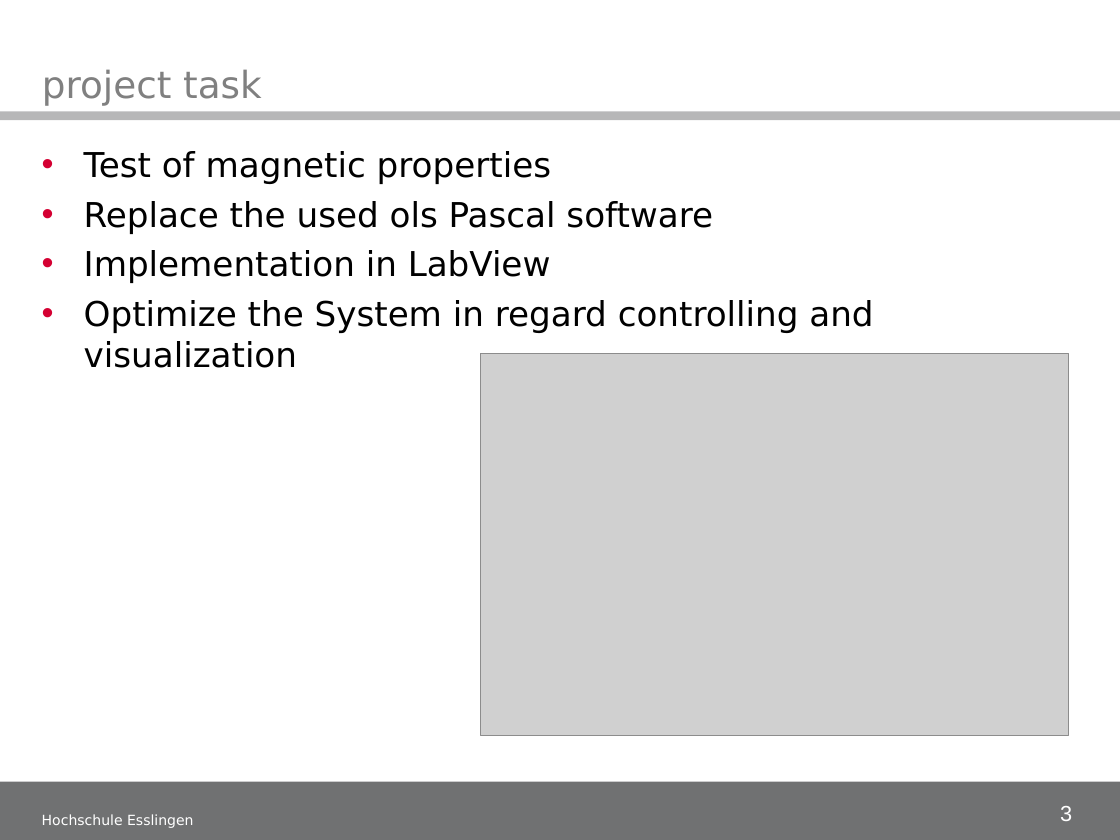
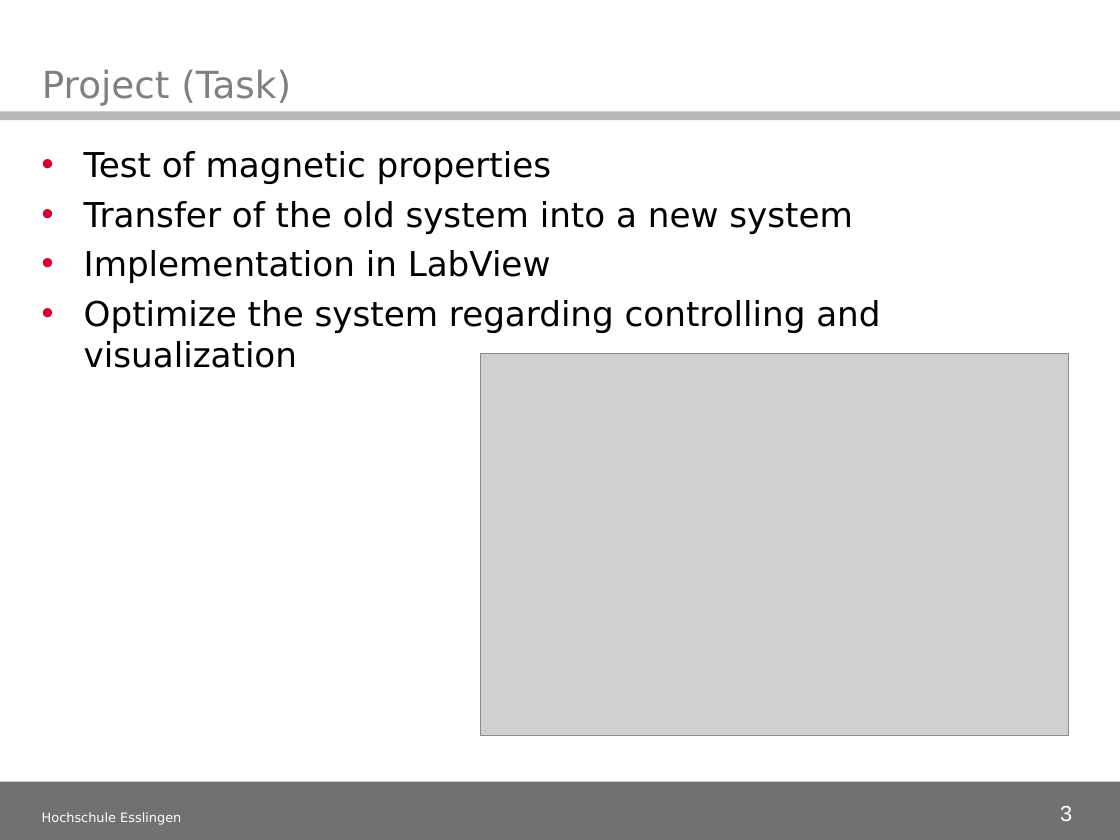
Before and after one commit to illogicdev/magneto, a slide deck: slide 3 of doku/50_Midtermpresentation/Midterm presentation_1.ppt. Drawn at 1120x840 pixels with LibreOffice and Linux fonts; fonts in the diff are those of the drawing; grey boxes stand for pictures; background and template pictures are left out. Boxes give left, top, right and bottom in pixels: in the first picture for what was removed or moved away, otherwise in the second. Text is boxed around its words. In the diff, an @@ line names an element or a change of style, - is before the commit and + after.

Commit message:
Midterm presentation_1.ppt some little changes are made (correcting of typos etc.)

```diff
--- a/doku/50_Midtermpresentation/Midterm presentation_1.ppt
+++ b/doku/50_Midtermpresentation/Midterm presentation_1.ppt
@@ title at <box>42,69,291,105</box>: text changed @@
-project task
+Project (Task)
@@ text at <box>84,201,852,234</box>: text changed @@
-• Replace the used ols Pascal software
+• Transfer of the old system into a new system
@@ text at <box>84,300,880,368</box>: text changed @@
-• Optimize the System in regard controlling and visualization
+• Optimize the system regarding controlling and visualization
@@ text "Hochschule Esslingen" at <box>42,812,181,825</box>: size 9 to 8.3 pt @@
```
Also in this commit, not shown: 6 other slides changed.
